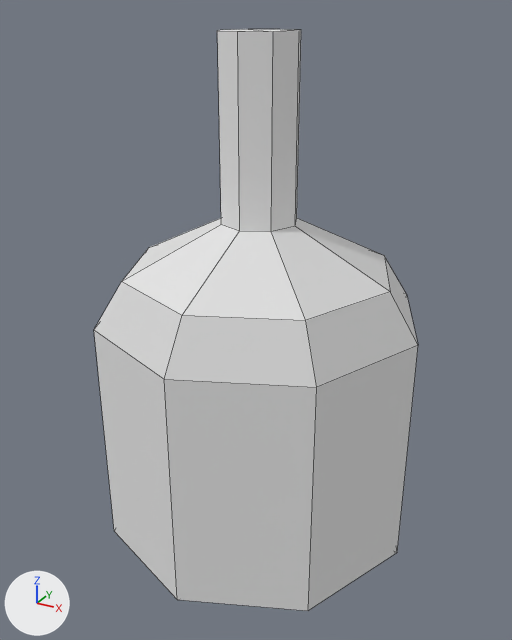
The OBJ model ProjectFiles/Muffin Warriors/Assets/Art/3D models/Environment/props/bottle 01.obj as it was, and as the next commit left it.
Camera for both pictures: a camera (50 mm lens) standing at (16.4, -30.1, 26.9) and looking at (0.0, -0.4, 12.1). The lights are fixed; the arrows at lower left show +X, +Y and +Z. Mesh edges are drawn as thin lines. Where no turn or scale is listed for an object, it has been applied to the vertices.

The first picture shows 'bottle 01'.
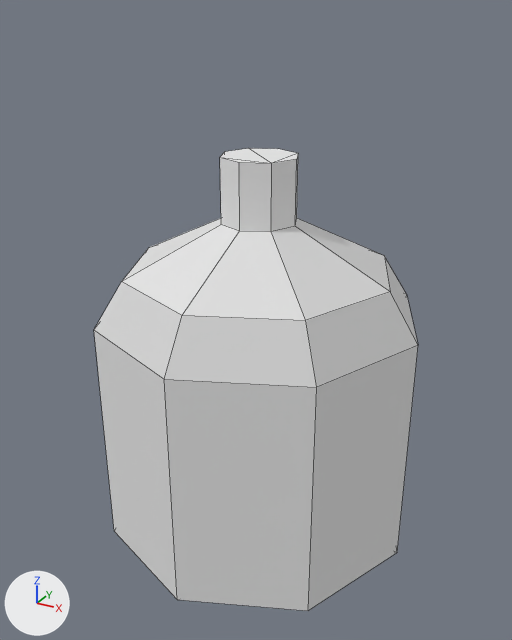
The newer file is also turned or shifted as a whole; pictures and numbers use the older file's frame.

What changed in the scene script:
```text
Change me_bottle_01:
    where me_bottle_01.from_pydata(...)  # 40 vertices, 40 faces; spans x -8.5..8.5, y -8.5..8.5, z 0.0..26.1
    used by ob_bottle_01; location = (0.0, 0.0, 0.0)
    before: 26 (1.4, 1.4, 26.1) at pixel (301, 29), 27 (2.0, 0.0, 26.1) at pixel (299, 30), 29 (0.0, 2.0, 26.1) at pixel (279, 29), 31 (-1.4, 1.4, 26.1) at pixel (248, 29), 33 (-2.0, 0.0, 26.1) at pixel (222, 29)
    before: 35 (-1.4, -1.4, 26.1) at pixel (217, 30), 37 (0.0, -2.0, 26.1) at pixel (237, 31), 39 (1.4, -1.4, 26.1) at pixel (273, 31)
    me_bottle_01 part 1
    add for i in [26, 27, 29, 31, 33, 35, 37, 39]: me_bottle_01.vertices[i].co += Vector((0.0, 0.0, -5.5))
```

Boxes (x1, y1, x2, y2) around the edits, measured in the pictures (512 x 640 px; the box of a moved part takes in the faces that stretch with it):
'bottle 01', reshaped (20% shorter)
    before: (94, 29, 418, 611)
    after: (94, 148, 418, 611)
part 1 of me_bottle_01, moved or reshaped
    before: (217, 29, 301, 232)
    after: (220, 148, 298, 232)
